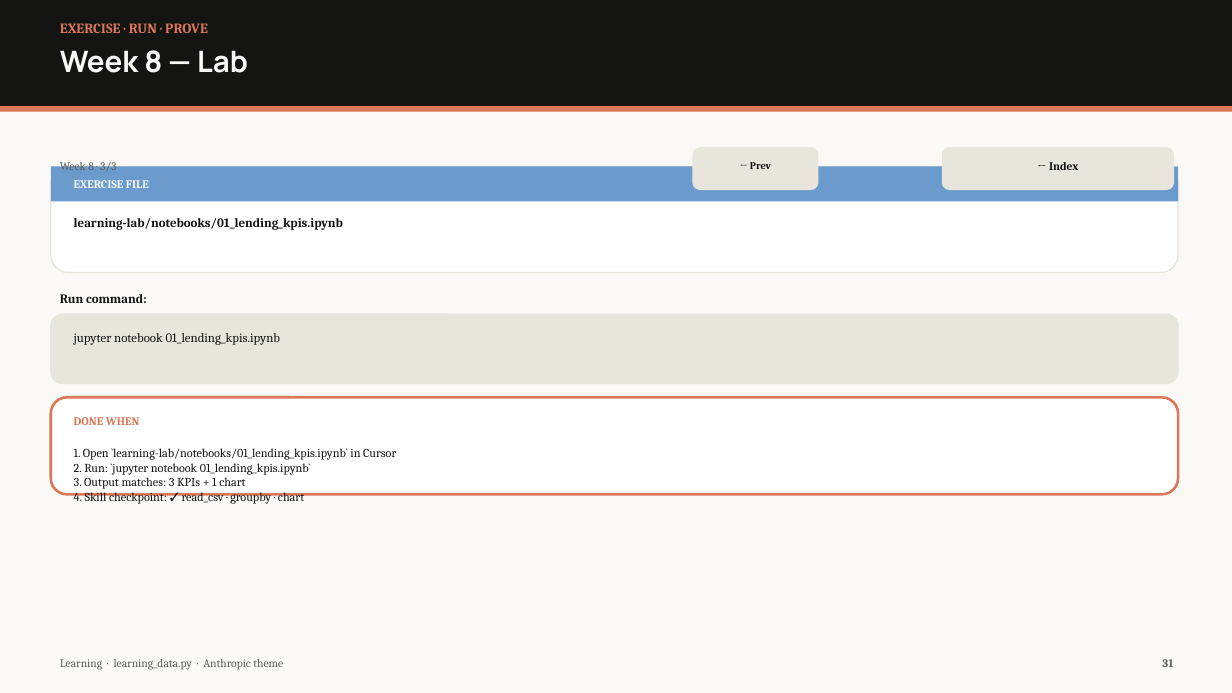
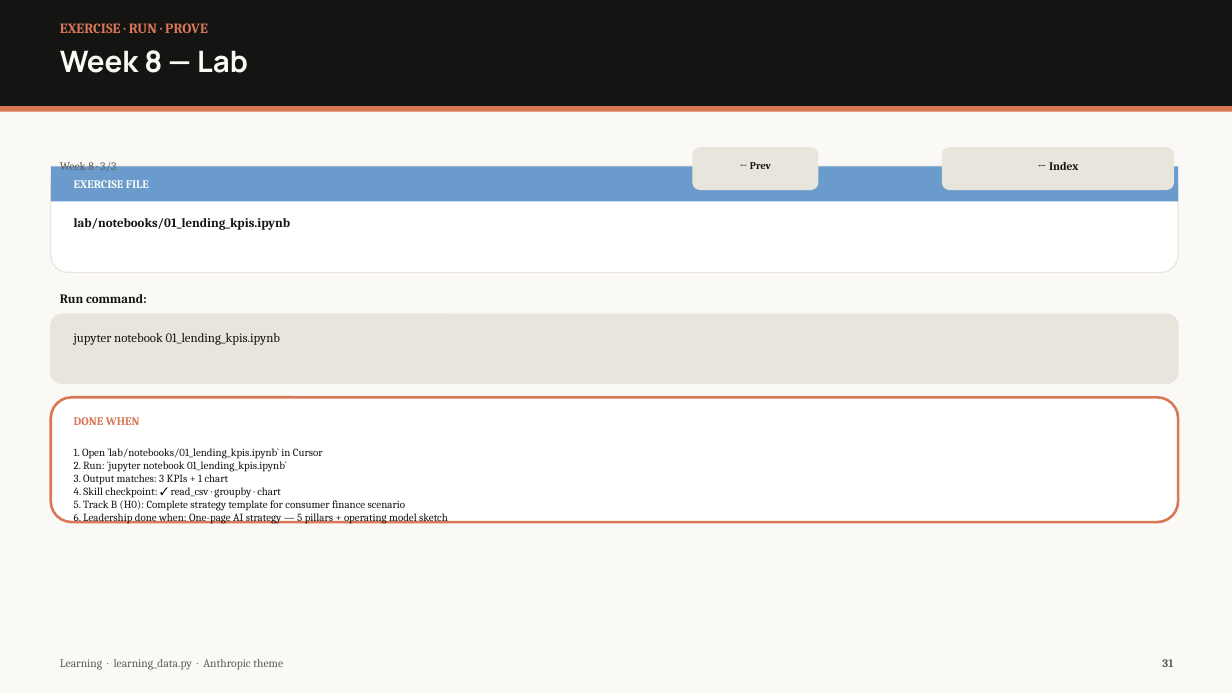
Before and after one commit to taiphan/learning, a slide deck: slide 31 of exports/learning/Learning-Master-Slides.pptx. Drawn at 1232x693 pixels with LibreOffice and Linux fonts; fonts in the diff are those of the drawing. Boxes give left, top, right and bottom in pixels: in the first picture for what was removed or moved away, otherwise in the second. Text is boxed around its words. In the diff, an @@ line names an element or a change of style, - is before the commit and + after.

```diff
--- a/exports/learning/Learning-Master-Slides.pptx
+++ b/exports/learning/Learning-Master-Slides.pptx
@@ text at bbox=[74, 218, 290, 230]: text changed @@
-learning-lab/notebooks/01_lending_kpis.ipynb
+lab/notebooks/01_lending_kpis.ipynb
@@ rounded rectangle: place and size @@
-rounded rectangle at bbox=[51, 397, 1178, 494]
+rounded rectangle at bbox=[51, 397, 1178, 522]
@@ text at bbox=[74, 448, 448, 524]: text changed; size 9.5 to 8.5 pt @@
-1. Open `learning-lab/notebooks/01_lending_kpis.ipynb` in Cursor
-2. Run: `jupyter notebook 01_lending_kpis.ipynb`
-3. Output matches: 3 KPIs + 1 chart
-4. Skill checkpoint: ✓ read_csv · groupby · chart
+1. Open `lab/notebooks/01_lending_kpis.ipynb` in Cursor
+2. Run: `jupyter notebook 01_lending_kpis.ipynb`
+3. Output matches: 3 KPIs + 1 chart
+4. Skill checkpoint: ✓ read_csv · groupby · chart
+5. Track B (H0): Complete strategy template for consumer finance scenario
+6. Leadership done when: One-page AI strategy — 5 pillars + operating model sketch
```
Also in this commit, not shown: 76 other slides changed, 1 slide added, 9 other files.
